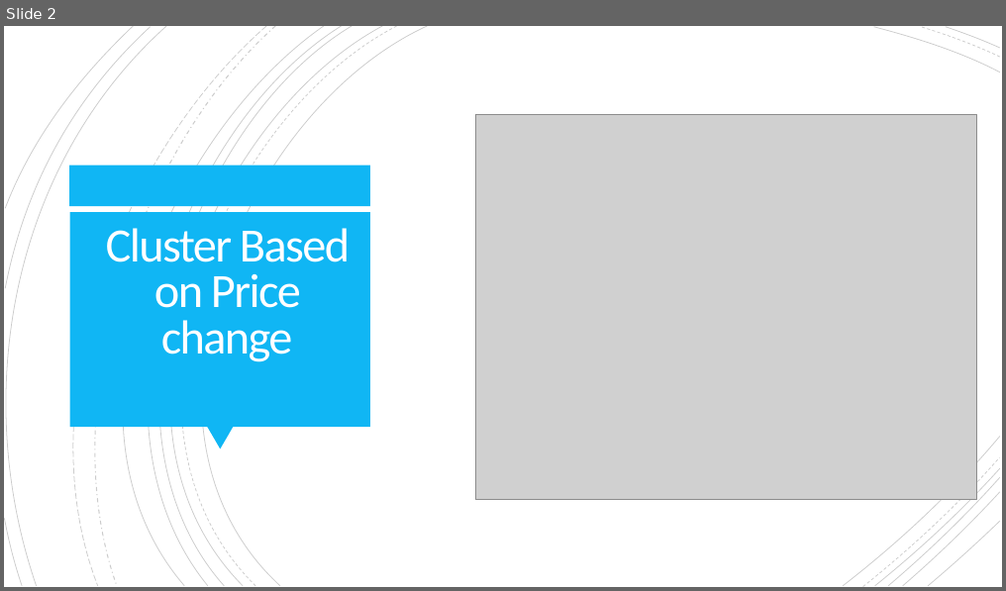
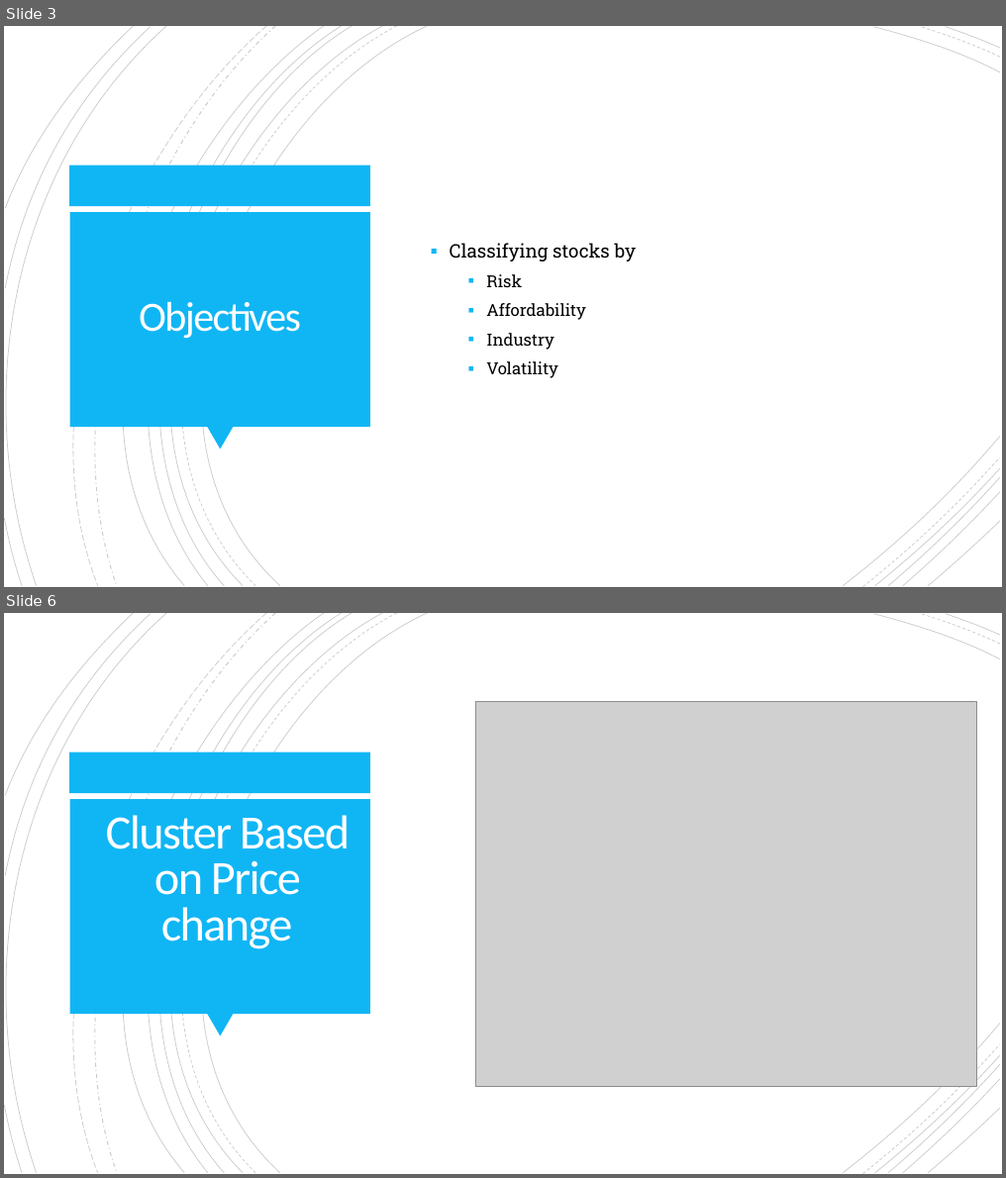
Before and after one commit to tamtam0/ist-707, a slide deck: IST707-Group2.pptx. Shown one above the other, each under a label of ours: slide 2 before the commit, slides 3 and 6 after it; the slides between them are not shown. The pictures are 1006x591 and 1006x1178 pixels, drawn with LibreOffice and Linux fonts; fonts in the diff are those of the drawing; grey boxes stand for pictures. Boxes give left, top, right and bottom in pixels: in the first picture for what was removed or moved away, otherwise in the second. Text is boxed around its words. In the diff, an @@ line names an element or a change of style, - is before the commit and + after.

```diff
--- a/IST707-Group2.pptx
+++ b/IST707-Group2.pptx
@@ slide 3 added at [4,26,1002,587], background #FFFFFF; not listed: 24 template elements that a slide beside it also shows @@
@@ text added at [450,243,636,378], 16 pt, text #000000 @@
+▪ Classifying stocks by
+  ▪ Risk
+  ▪ Affordability
+  ▪ Industry
+  ▪ Volatility
@@ title added at [139,302,301,338], 40 pt, text #FFFEFF @@
+Objectives
@@ what was slide 2 is now slide 6 @@
```
Also in this commit, not shown: 1 slide changed, 4 other slides added, 1 slide removed.
